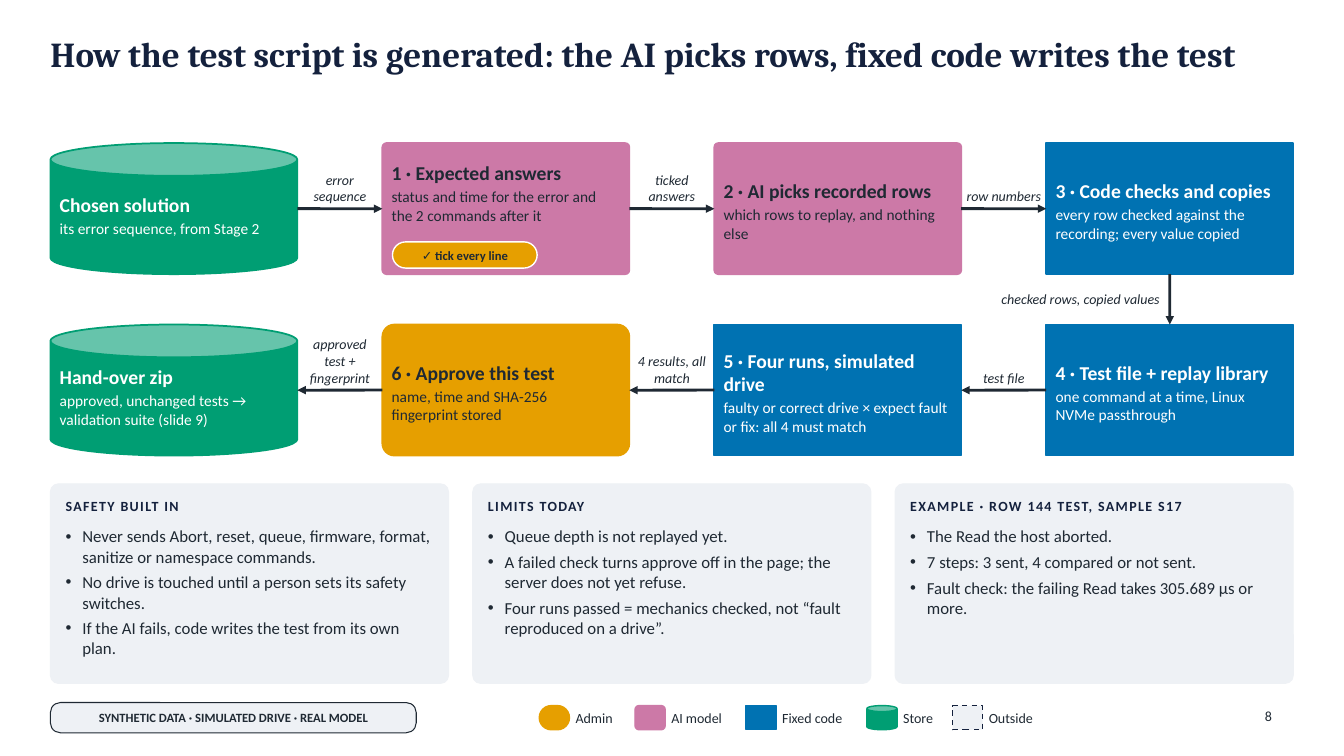
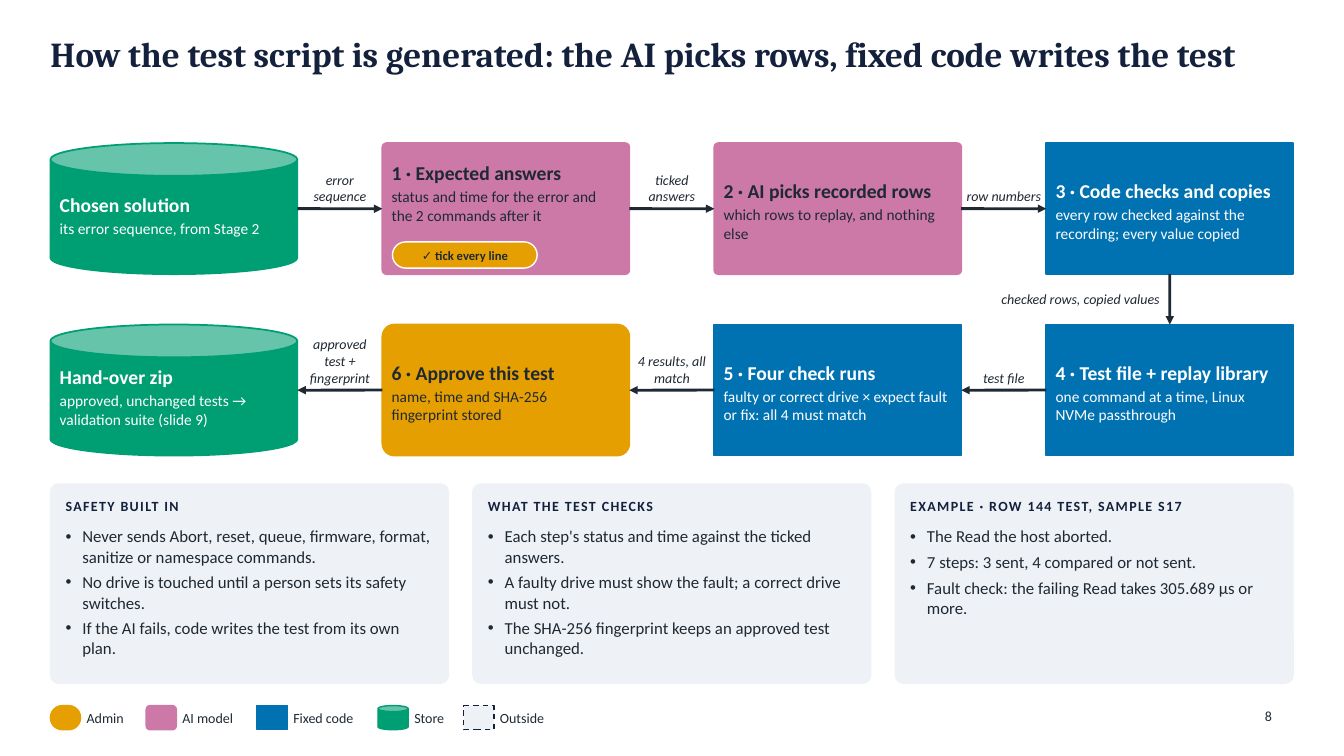
Before and after one commit to Gangasagarhl/Tempororay, a slide deck: slide 8 of Field_to_Test_Loop_architecture_families_stages_tests.pptx. Drawn at 1344x756 pixels with LibreOffice and Linux fonts; fonts in the diff are those of the drawing. Boxes give left, top, right and bottom in pixels: in the first picture for what was removed or moved away, otherwise in the second. Text is boxed around its words. In the diff, an @@ line names an element or a change of style, - is before the commit and + after.

Commit message:
Deck: remove the data and status tags; plain wording on every slide

```diff
--- a/Field_to_Test_Loop_architecture_families_stages_tests.pptx
+++ b/Field_to_Test_Loop_architecture_families_stages_tests.pptx
@@ text at [724,366,876,380]: text changed @@
-5 · Four runs, simulated drive
+5 · Four check runs
@@ text at [488,502,653,511]: text changed @@
-LIMITS TODAY
+WHAT THE TEST CHECKS
@@ text at [505,530,840,657]: text changed @@
-• Queue depth is not replayed yet.
-• A failed check turns approve off in the page; the server does not yet refuse.
-• Four runs passed = mechanics checked, not “fault reproduced on a drive”.
+• Each step's status and time against the ticked answers.
+• A faulty drive must show the fault; a correct drive must not.
+• The SHA-256 fingerprint keeps an approved test unchanged.
@@ rounded rectangle: place and size @@
-rounded rectangle at [50,703,416,733]
+rounded rectangle at [50,706,81,730]
@@ rounded rectangle at [50,706,81,730]: fill #EEF1F5 to #E69F00; outline #1F2933 0.75 pt to #E69F00 1 pt; proportions changed @@
@@ text removed at [99,713,368,722] @@
-SYNTHETIC DATA · SIMULATED DRIVE · REAL MODEL
@@ rounded rectangle: place and size @@
-rounded rectangle at [539,706,570,730]
+rounded rectangle at [146,706,176,730]
@@ rounded rectangle at [146,706,176,730]: fill #E69F00 to #CC79A7; outline #E69F00 1 pt to #CC79A7 1 pt; proportions changed @@
@@ 5 texts, 2 rectangles, 1 cylinder: place and size @@
-5 texts, 2 rectangles, 1 cylinder at [576,706,1033,730]
+5 texts, 2 rectangles, 1 cylinder at [87,706,544,730]
@@ rounded rectangle removed at [635,706,665,730] @@
```
Also in this commit, not shown: 8 other slides changed, 1 other file.
